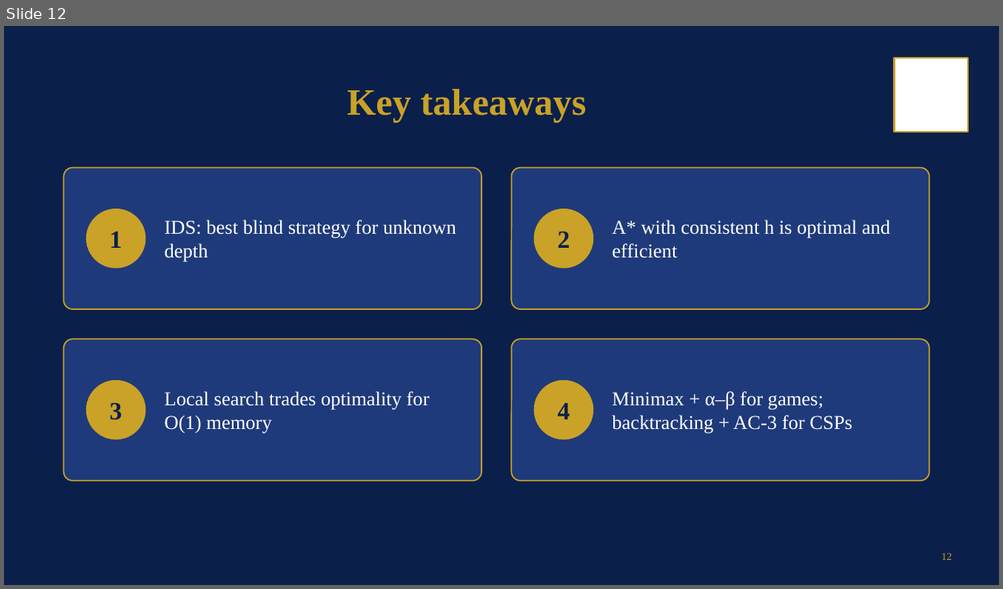
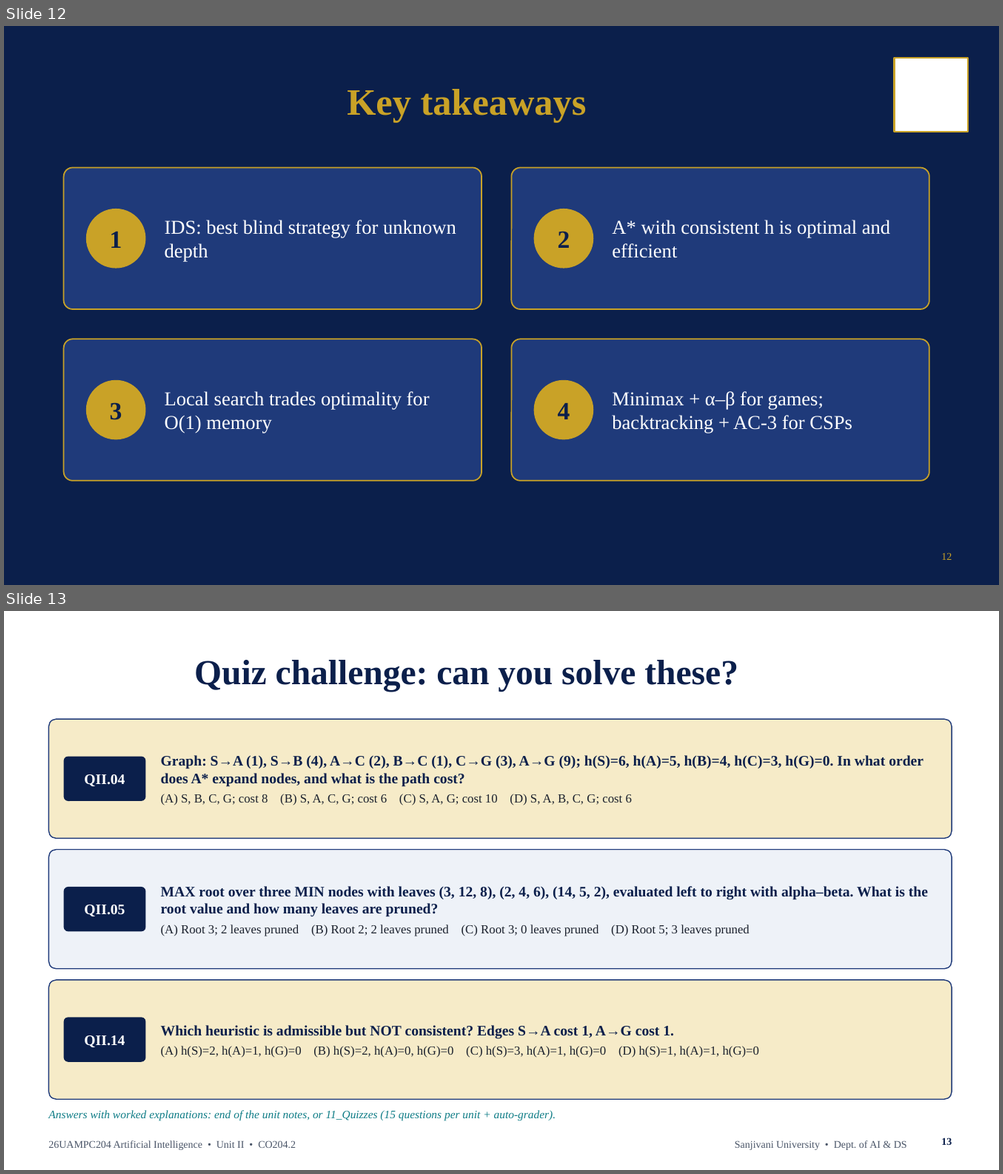
Before and after one commit to drssnaiml1-cell/26UAMPC204-Artificial-Intelligence, a slide deck: 02_PPT/Unit_2_AI_26UAMPC204.pptx. Shown one above the other, each under a label of ours: slide 12 before the commit, slides 12 and 13 after it. The pictures are 1003x589 and 1003x1174 pixels, drawn with LibreOffice and Linux fonts; fonts in the diff are those of the drawing; background and template pictures are left out. Boxes give left, top, right and bottom in pixels: in the first picture for what was removed or moved away, otherwise in the second. Text is boxed around its words. In the diff, an @@ line names an element or a change of style, - is before the commit and + after.

```diff
--- a/02_PPT/Unit_2_AI_26UAMPC204.pptx
+++ b/02_PPT/Unit_2_AI_26UAMPC204.pptx
@@ slide 13 added at box(4, 611, 999, 1170), background #FFFFFF @@
@@ title added at box(194, 660, 738, 692), 34 pt, text #0B1F4B, bold @@
+Quiz challenge: can you solve these?
@@ rounded rectangle added at box(48, 719, 951, 839), fill #F6EBC8, outline #1F3A7A 1 pt @@
@@ rounded rectangle added at box(64, 757, 146, 801), fill #0B1F4B, 14 pt, text #FFFFFF, bold @@
+QII.04
@@ text added at box(161, 755, 923, 806), 14 pt, text #0B1F4B, bold @@
+Graph: S→A (1), S→B (4), A→C (2), B→C (1), C→G (3), A→G (9); h(S)=6, h(A)=5, h(B)=4, h(C)=3, h(G)=0. In what order does A* expand nodes, and what is the path cost?
+(A) S, B, C, G; cost 8 (B) S, A, C, G; cost 6 (C) S, A, G; cost 10 (D) S, A, B, C, G; cost 6
@@ rounded rectangle added at box(48, 850, 951, 969), fill #EEF2F8, outline #1F3A7A 1 pt @@
@@ rounded rectangle added at box(64, 887, 146, 932), fill #0B1F4B, 14 pt, text #FFFFFF, bold @@
+QII.05
@@ text added at box(161, 886, 928, 937), 14 pt, text #0B1F4B, bold @@
+MAX root over three MIN nodes with leaves (3, 12, 8), (2, 4, 6), (14, 5, 2), evaluated left to right with alpha–beta. What is the root value and how many leaves are pruned?
+(A) Root 3; 2 leaves pruned (B) Root 2; 2 leaves pruned (C) Root 3; 0 leaves pruned (D) Root 5; 3 leaves pruned
@@ rounded rectangle added at box(48, 980, 951, 1099), fill #F6EBC8, outline #1F3A7A 1 pt @@
@@ rounded rectangle added at box(64, 1017, 146, 1062), fill #0B1F4B, 14 pt, text #FFFFFF, bold @@
+QII.14
@@ text added at box(161, 1025, 760, 1058), 12 pt, text #1A202C @@
+Which heuristic is admissible but NOT consistent? Edges S→A cost 1, A→G cost 1.
+(A) h(S)=2, h(A)=1, h(G)=0 (B) h(S)=2, h(A)=0, h(G)=0 (C) h(S)=3, h(A)=1, h(G)=0 (D) h(S)=1, h(A)=1, h(G)=0
@@ text added at box(48, 1111, 556, 1122), 11 pt, text #0E7C86, italic @@
+Answers with worked explanations: end of the unit notes, or 11_Quizzes (15 questions per unit + auto-grader).
@@ text added at box(48, 1141, 296, 1150), 10 pt, text #4A5568 @@
+26UAMPC204 Artificial Intelligence • Unit II • CO204.2
@@ text added at box(734, 1141, 907, 1150), 10 pt, text #4A5568 @@
+Sanjivani University • Dept. of AI & DS
@@ page number added at box(941, 1138, 951, 1145), 10 pt, text #0B1F4B, bold @@
+13
```
Also in this commit, not shown: 37 other files.
